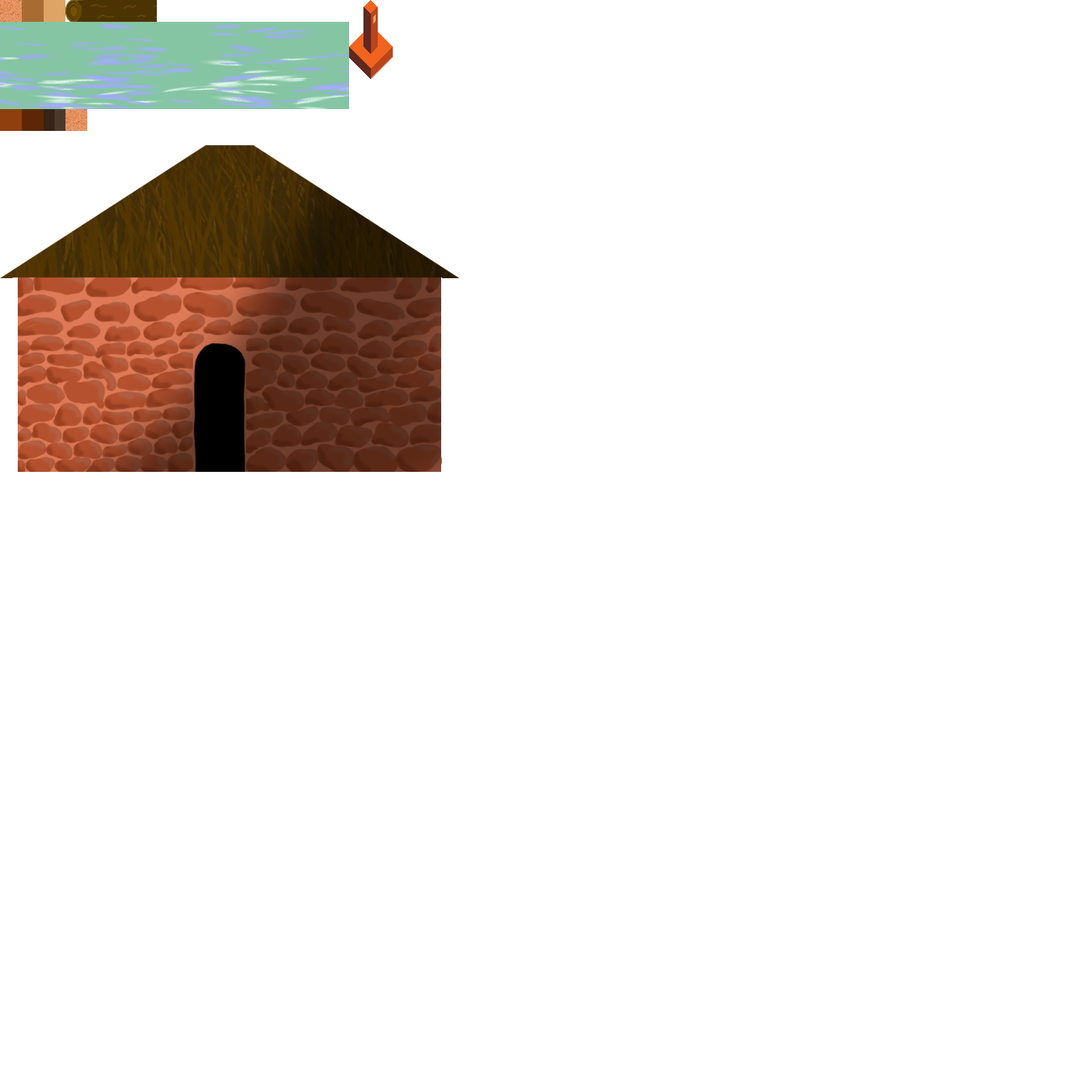
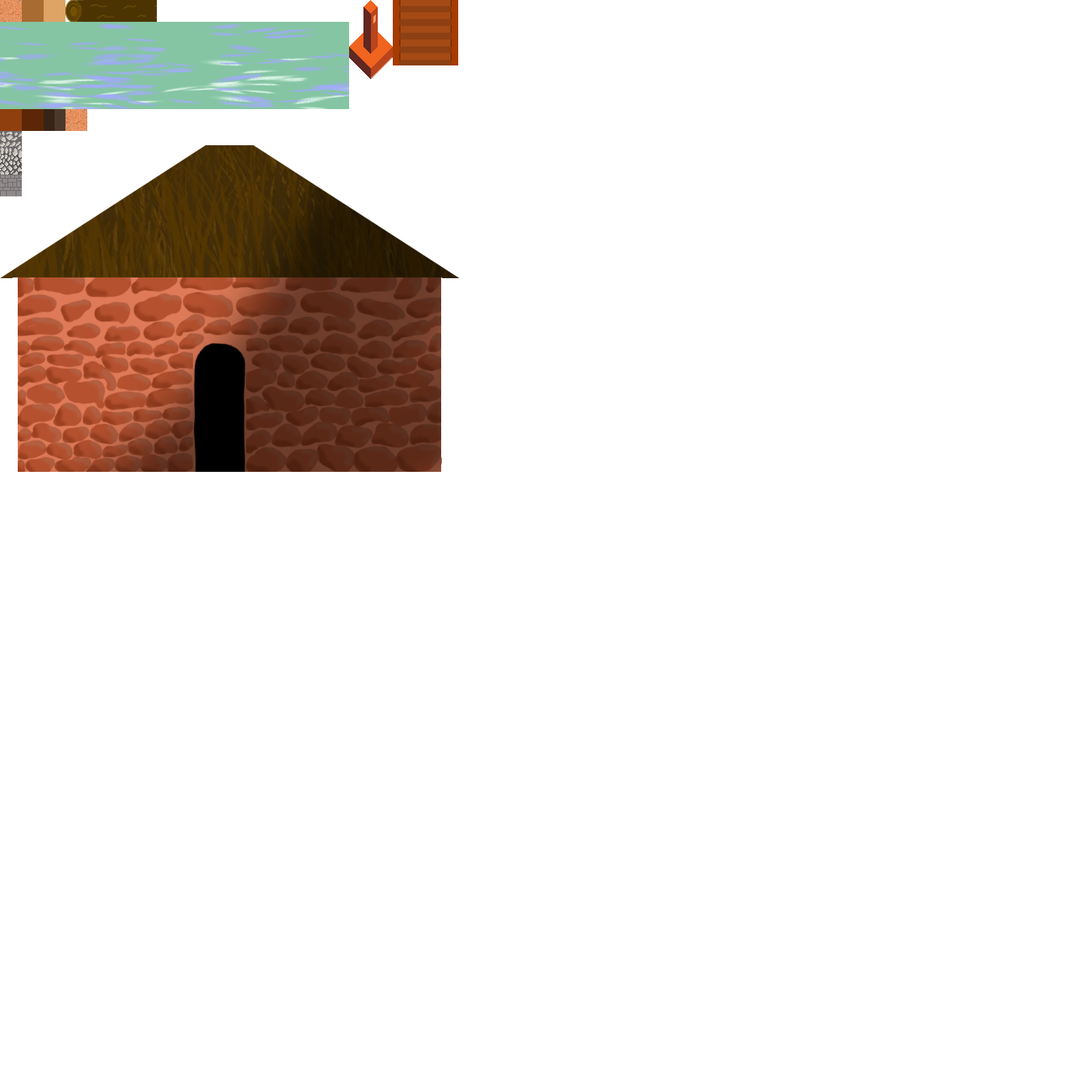
Layers edited between the first and the second 1091 × 1091 image:
added layer "Calque 21" above "Calque 20" over left=392, top=0, right=459, bottom=66
added layer "Calque 20" above "Calque 9" over left=0, top=130, right=22, bottom=197
